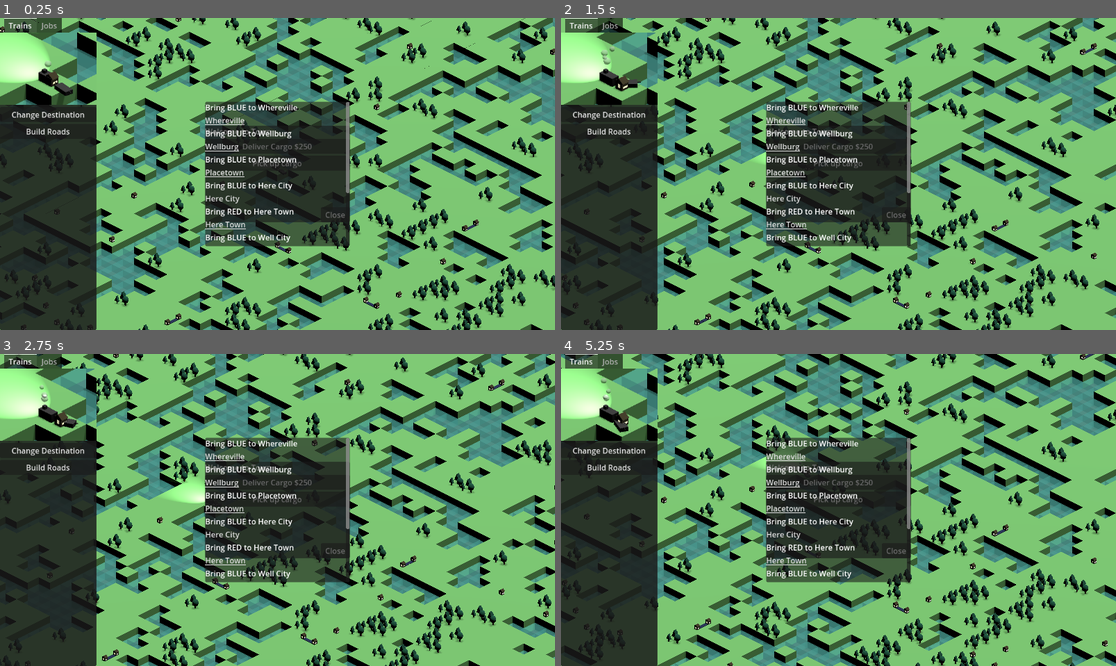
Above: before the commit, frames 1-4 (two rows, left to right).
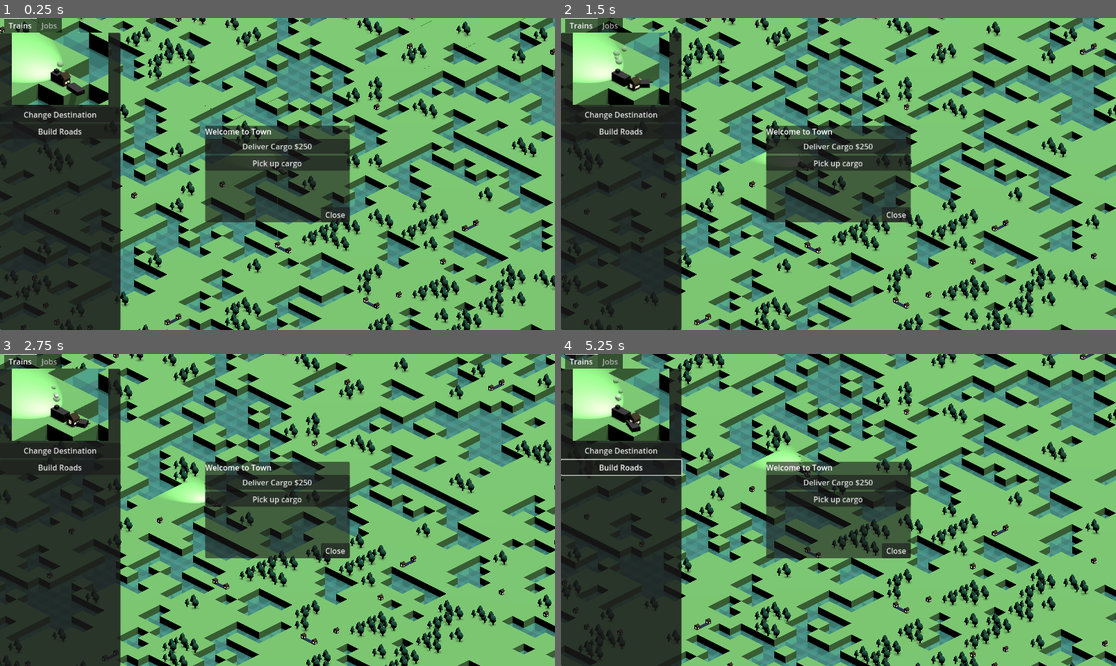
Above: after the commit, the same moments.

Repository: maryilewis/fantasy-railroad
Game: Godot game, scene res://World Map/World Map.tscn
The game is run twice, just before and just after one commit, with the same random seed, the same clock (stepped at 60 frames per second) and the same inputs.
Inputs (mouse positions are in pixels of both pictures, inside the frame that each line leads up to):
- Up to frame 1 (0.25 s): no input
- Up to frame 2 (1.5 s): tap Enter at 0.5 s; move the mouse to (960, 158) at 0.52 s; hold D 0.53-1.25 s; click (960, 158) at 0.67 s; tap Space at 1.25 s; drag from (727, 189) to (810, 236) at 1.27 s
- Up to frame 3 (2.75 s): tap Enter at 2 s; move the mouse to (333, 441) at 2.02 s; hold D from 2.03 s (still down); click (333, 441) at 2.17 s
- Up to frame 4 (5.25 s): release D at 2.75 s; tap Space at 2.75, 5 s; drag from (810, 572) to (672, 463) at 2.77 s; tap Enter at 3.5 s; move the mouse to (1005, 556) at 3.52 s; hold A 3.53-4.25 s; click (1005, 556) at 3.67 s; drag from (672, 463) to (755, 432) at 4.27 s; move the mouse to (866, 510) at 5.02 s; hold S from 5.03 s (still down); click (866, 510) at 5.17 s

The runs differ from the first frame. In frame 1, 14% of the frame differs, in the area x 0-64%, y 4-100%; in frame 2, 14%; in frame 3, 14%; in frame 4, 15%.

Commit message:
move jobs menu into detaills

Diff:
--- a/Autoloads/job_service.gd
+++ b/Autoloads/job_service.gd
@@ -4,6 +4,7 @@
 var visible_job_list = []
 var job_menu
 @onready var job_menu_ref = preload("res://Menus/Job List/Job List.tscn")
+
 
 func _generate_job_list():
 	for town in GameData.towns:
@@ -38,7 +39,9 @@
 	_init_visible_job_list()
 	job_menu = job_menu_ref.instantiate()
 	job_menu.set_jobs(visible_job_list)
-	add_child(job_menu)
+
+func connect_job_list_scene(parent):
+	parent.add_child(job_menu)
 
 # Called every frame. 'delta' is the elapsed time since the previous frame.
 func _process(_delta):
--- a/Cargo/cargo.gd
+++ b/Cargo/cargo.gd
@@ -1,6 +1,6 @@
 class_name Cargo extends Node3D
 
-enum CargoType {RED, BLUE}
+enum CargoType {RED, ORANGE, BLUE}
 var cargo_type: CargoType
 
 var cargo_defs
@@ -10,6 +10,11 @@
 	cargo_defs = {
 		CargoType.RED: {
 			"display_name": "Red",
+			"parent_ref": $Red,
+			"mesh_instance": $Red/MeshInstance3D
+		},
+		CargoType.ORANGE: {
+			"display_name": "Orange",
 			"parent_ref": $Red,
 			"mesh_instance": $Red/MeshInstance3D
 		},
--- a/Menus/Details/details menu.gd
+++ b/Menus/Details/details menu.gd
@@ -3,6 +3,8 @@
 var selecting_destination = false
 var target_train
 
+func _ready():
+	JobService.connect_job_list_scene($TabContainer/Jobs)
 
 func _on_destination_button_pressed():
 	GameData.set_selecting_train_destination()
--- a/Menus/Details/details menu.tscn
+++ b/Menus/Details/details menu.tscn
@@ -18,7 +18,7 @@
 layout_mode = 1
 anchors_preset = 9
 anchor_bottom = 1.0
-offset_right = 200.0
+offset_right = 250.0
 grow_vertical = 2
 
 [node name="Trains" type="Panel" parent="TabContainer"]
@@ -28,18 +28,21 @@
 
 [node name="VBoxContainer" type="VBoxContainer" parent="TabContainer/Trains"]
 layout_mode = 1
-offset_right = 200.0
+anchors_preset = 10
+anchor_right = 1.0
 offset_bottom = 220.0
+grow_horizontal = 2
 
 [node name="SubViewportContainer" type="SubViewportContainer" parent="TabContainer/Trains/VBoxContainer"]
 clip_contents = true
 layout_mode = 2
+size_flags_horizontal = 4
 size_flags_vertical = 3
 
 [node name="SubViewport" type="SubViewport" parent="TabContainer/Trains/VBoxContainer/SubViewportContainer"]
 handle_input_locally = false
 size = Vector2i(200, 150)
-render_target_update_mode = 0
+render_target_update_mode = 4
 
 [node name="TrainCam" type="Camera3D" parent="TabContainer/Trains/VBoxContainer/SubViewportContainer/SubViewport"]
 transform = Transform3D(0.707107, -0.353553, 0.612373, 0, 0.866026, 0.499999, -0.707107, -0.353553, 0.612373, 10, 5, 10)
--- a/Menus/Job List/Job List.gd
+++ b/Menus/Job List/Job List.gd
@@ -4,12 +4,12 @@
 	for job in jobs:
 		var label = Label.new()
 		label.text = "Bring " + job.cargo + " to " + job.town.display_name
-		$Panel/ScrollContainer/VBoxContainer.add_child(label)
+		$ScrollContainer/VBoxContainer.add_child(label)
 		var link = LinkButton.new()
 		link.text = job.town.display_name
 		# change to calling the camera and sending the town in "bind"
 		link.pressed.connect(job.town.zoom_to_town.bind())
-		$Panel/ScrollContainer/VBoxContainer.add_child(link)
+		$ScrollContainer/VBoxContainer.add_child(link)
 
 # Called when the node enters the scene tree for the first time.
 func _ready():
--- a/Menus/Job List/Job List.tscn
+++ b/Menus/Job List/Job List.tscn
@@ -2,33 +2,24 @@
 
 [ext_resource type="Script" path="res://Menus/Job List/Job List.gd" id="1_ax80r"]
 
-[node name="Job List" type="Control"]
-layout_mode = 3
-anchors_preset = 8
-anchor_left = 0.5
-anchor_top = 0.5
-anchor_right = 0.5
-anchor_bottom = 0.5
+[node name="Job List" type="Panel"]
+anchors_preset = 15
+anchor_right = 1.0
+anchor_bottom = 1.0
 grow_horizontal = 2
 grow_vertical = 2
+size_flags_vertical = 0
+mouse_force_pass_scroll_events = false
 script = ExtResource("1_ax80r")
 
-[node name="Panel" type="Panel" parent="."]
-custom_minimum_size = Vector2(300, 300)
+[node name="ScrollContainer" type="ScrollContainer" parent="."]
 layout_mode = 1
 anchors_preset = 15
 anchor_right = 1.0
 anchor_bottom = 1.0
 grow_horizontal = 2
 grow_vertical = 2
+mouse_filter = 0
 
-[node name="ScrollContainer" type="ScrollContainer" parent="Panel"]
-layout_mode = 1
-anchors_preset = 15
-anchor_right = 1.0
-anchor_bottom = 1.0
-grow_horizontal = 2
-grow_vertical = 2
-
-[node name="VBoxContainer" type="VBoxContainer" parent="Panel/ScrollContainer"]
+[node name="VBoxContainer" type="VBoxContainer" parent="ScrollContainer"]
 layout_mode = 2
--- a/Square Scenes/town/town_script.gd
+++ b/Square Scenes/town/town_script.gd
@@ -31,6 +31,6 @@
 	products.append(cargoArray[randi_range(0, cargoArray.size() - 1)])
 
 func _random_town_name():
-	var ends = ["burg", "ton", " Town", " City", "ville", "sville", "town"]
+	var ends = ["burg", "ton", " Town", " City", "ville", "sville", "town", " Place"]
 	var starts = ["Place", "Where", "Here", "There", "Okay", "Well"]
 	return starts[randi() % starts.size()] + ends[randi() % ends.size()]
